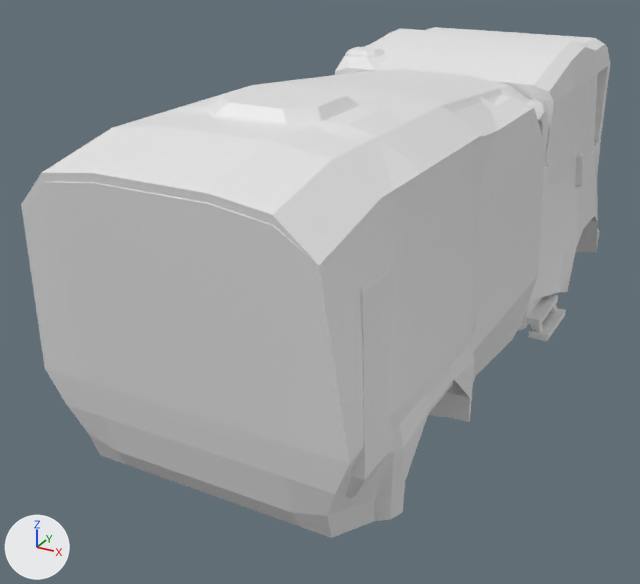
The FBX model Assets/FBX/Vehicles/Veh_Mule.fbx: old version first, new version second.
Camera for both pictures: a 50 mm camera at (3.1, -7.25, 3.8) aimed at (-0.52, -0.68, 0.51). The lights are fixed; the arrows at lower left show +X, +Y and +Z. Where no turn or scale is listed for an object, it has been applied to the vertices.

Objects in the first picture: 'Body_Mule', 'Brick_Cab', 'Brick_Cab_Orig', 'Caterpillar_Body', 'Caterpillar_Body_Orig', 'MuleStairs_L.001'.
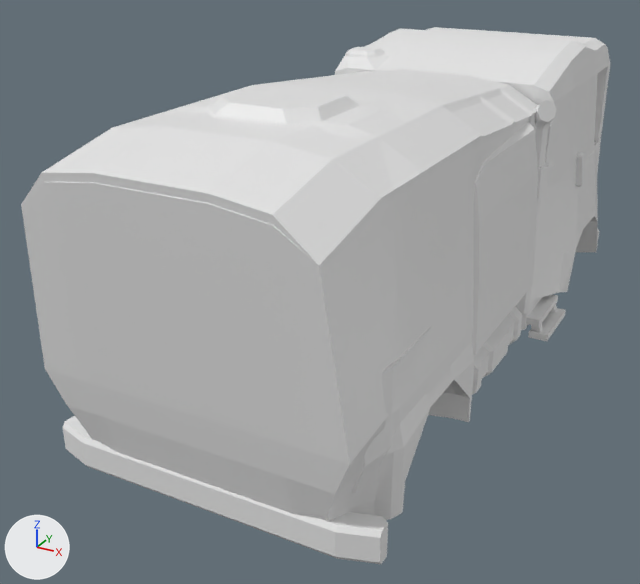
Location of each change, [x1, y1, x2, y2] in pixels of the pictures (640 x 584 px):
'Body_Mule', reshaped (6% narrower, 8% shorter): before [345, 95, 545, 498]; after [351, 122, 538, 494]
'MullRearBumper', added: after [63, 416, 388, 564]
'MuleBarrel', added: after [472, 306, 522, 395]
'MulePipe', unchanged, uncovered by the edit: before [525, 99, 549, 314]; after [516, 100, 557, 317]

Edits to the bpy script that builds the scene:
```text
Change me_cube_003:
    used by ob_body_mule; parent = ob_bodypos; location = (0.0, 0.0, 0.0)
    remove me_cube_003.from_pydata(...)  # 160 vertices, 157 faces; spans x -1.2..1.2, y -2.5..1.13, z -0.58..1.88
    add me_cube_003.from_pydata(...)  # 304 vertices, 310 faces; spans x -1.25..1.25, y -2.51..1.13, z -0.24..1.76
    me_cube_003 part 1: 148 vertices removed from x -1.2..1.2, y -2.5..1.13, z -0.58..1.88; 264 vertices added at x -1.25..1.25, y -2.51..1.13, z -0.24..1.76
Add me_cube_020:
    me_cube_020.from_pydata(...)  # 68 vertices, 60 faces; spans x -1.3..1.3, y -0.14..0.25, z -0.16..0.23
Add me_cylinder_010:
    me_cylinder_010.from_pydata(...)  # 104 vertices, 94 faces; spans x -0.326..0.252, y -0.595..0.595, z -0.252..0.36
Add ob_mullrearbumper:
    ob_mullrearbumper = bpy.data.objects.new('MullRearBumper', me_cube_020)
    ob_mullrearbumper.location = (0.0, -3.16, 0.16)
Add ob_mulebarrel:
    ob_mulebarrel = bpy.data.objects.new('MuleBarrel', me_cylinder_010)
    ob_mulebarrel.location = (0.93, -0.53, 0.26)
```
